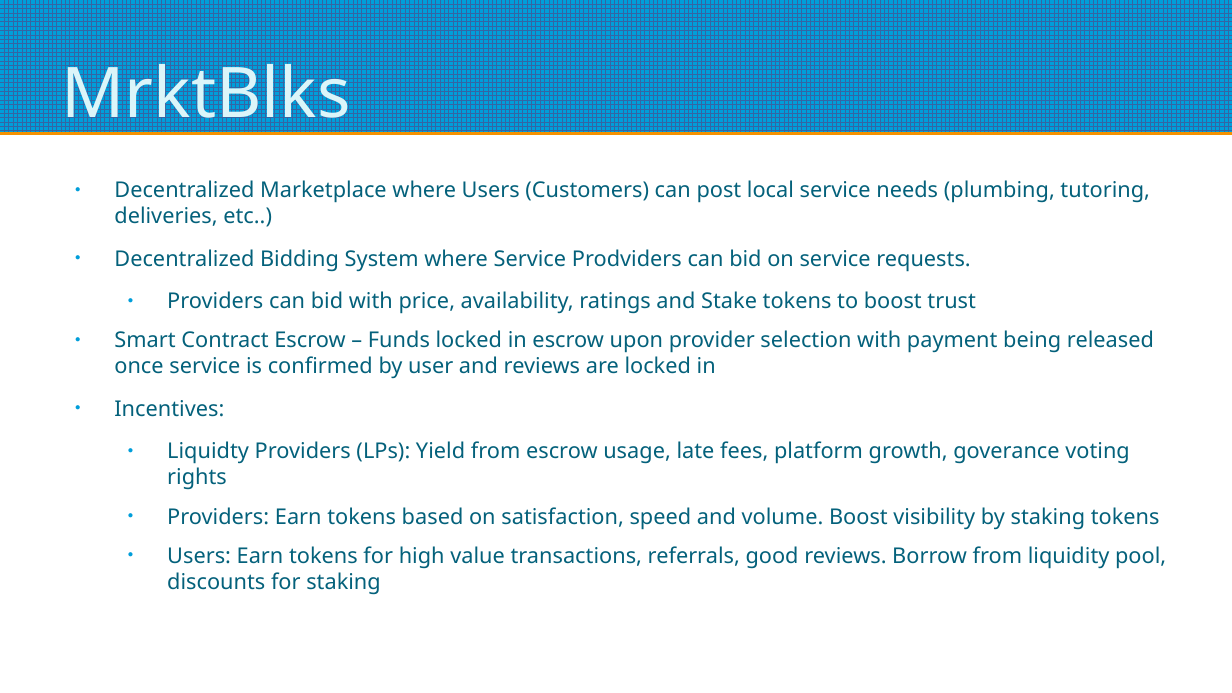
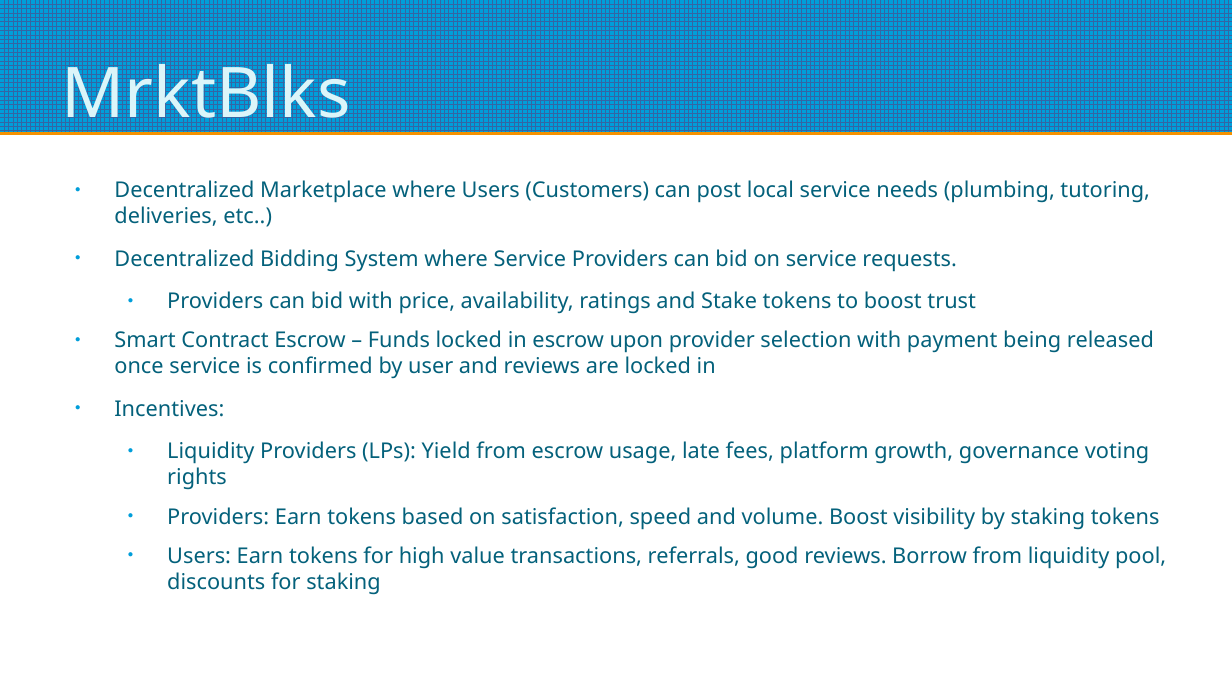
Before and after one commit to alaktrak/coinnect, a slide deck: slide 4 of presentation/Mrktblcks-Token-Presentation.pptx. Drawn at 1232x693 pixels with LibreOffice and Linux fonts; fonts in the diff are those of the drawing. Boxes give left, top, right and bottom in pixels: in the first picture for what was removed or moved away, otherwise in the second. Text is boxed around its words. In the diff, an @@ line names an element or a change of style, - is before the commit and + after.

```diff
--- a/presentation/Mrktblcks-Token-Presentation.pptx
+++ b/presentation/Mrktblcks-Token-Presentation.pptx
@@ text at <box>114,249,956,272</box>: text changed @@
-● Decentralized Bidding System where Service Prodviders can bid on service requests.
+● Decentralized Bidding System where Service Providers can bid on service requests.
@@ text at <box>167,441,1149,490</box>: text changed @@
-  ● Liquidty Providers (LPs): Yield from escrow usage, late fees, platform growth, goverance voting rights
+  ● Liquidity Providers (LPs): Yield from escrow usage, late fees, platform growth, governance voting rights
```
Also in this commit, not shown: 4 other slides changed, 5 slides added, 6 other files.
